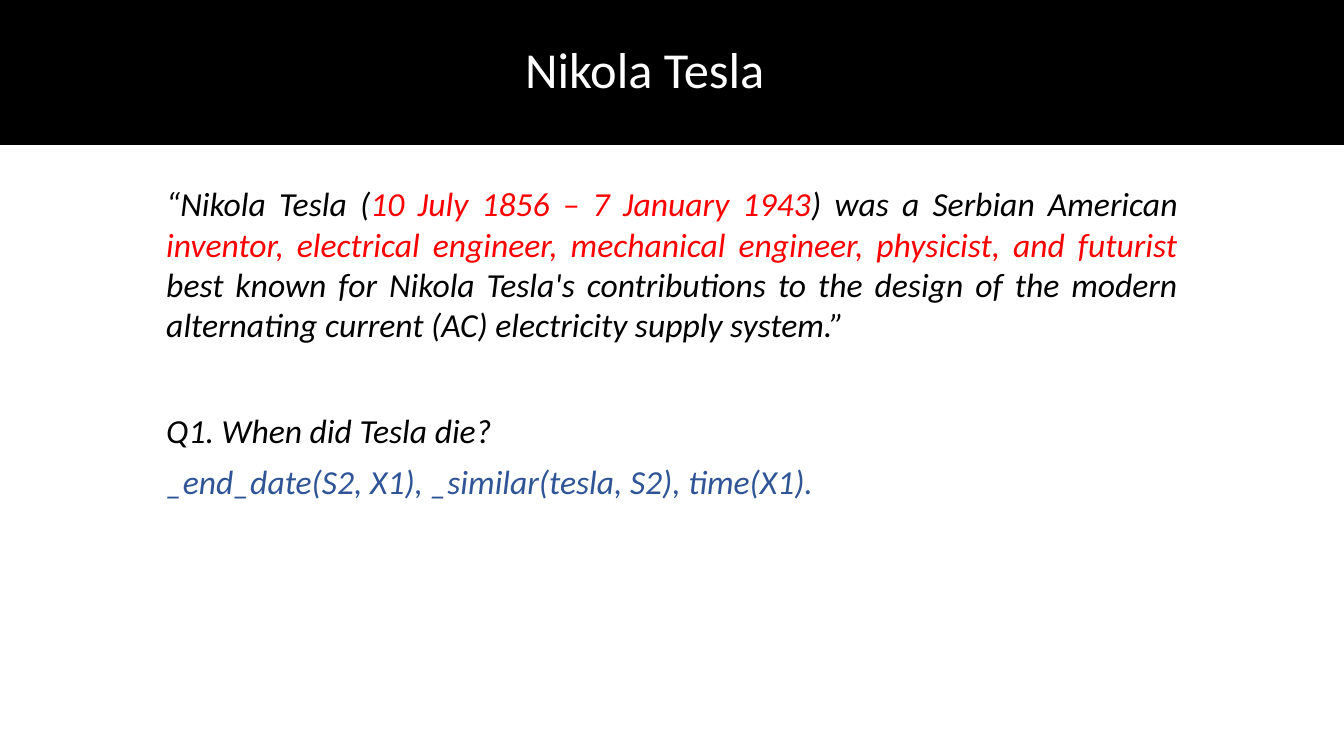
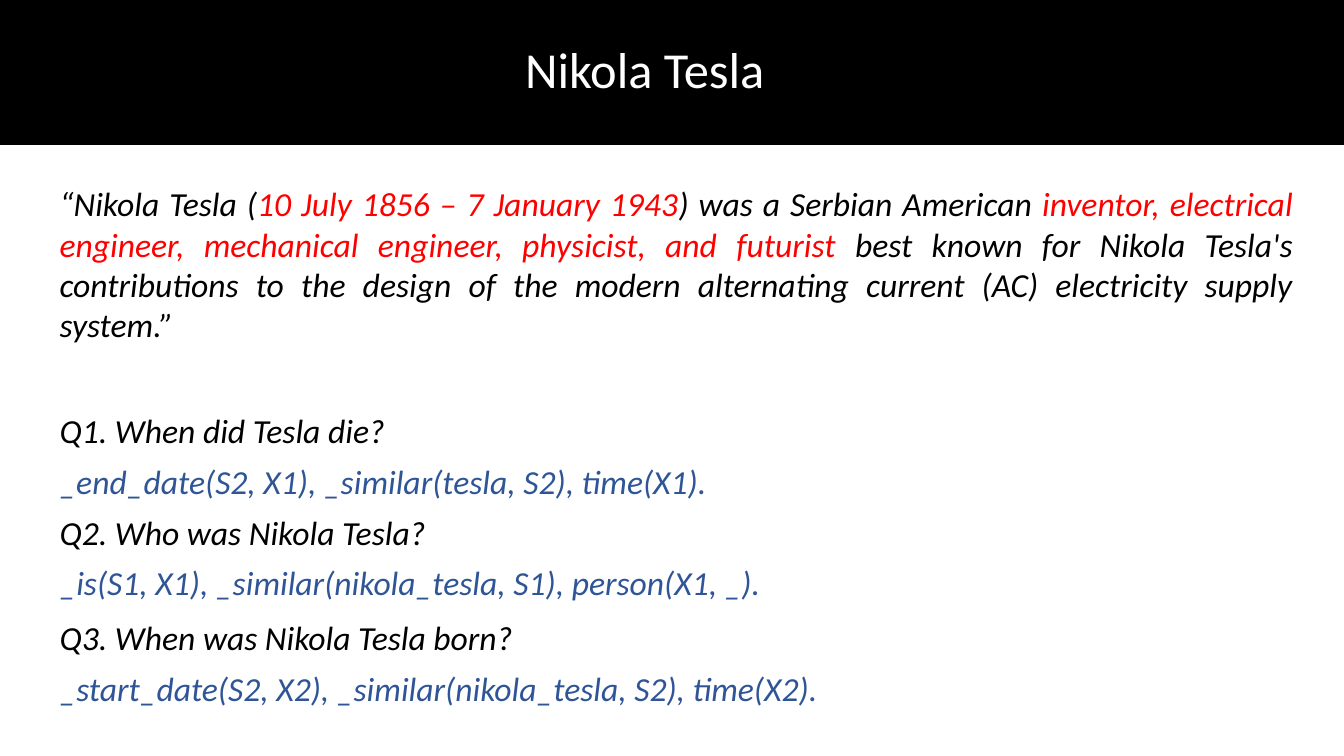
Before and after one commit to DhruvaPendharkar/thesis-project, a slide deck: slide 19 of Notes/ThesisPresentation.pptx (slide 18 before the commit). Drawn at 1344x756 pixels with LibreOffice and Linux fonts; fonts in the diff are those of the drawing. Boxes give left, top, right and bottom in pixels: in the first picture for what was removed or moved away, otherwise in the second. Text is boxed around its words. In the diff, an @@ line names an element or a change of style, - is before the commit and + after.

```diff
--- a/Notes/ThesisPresentation.pptx
+++ b/Notes/ThesisPresentation.pptx
@@ text "“Nikola Tesla (10 July 1856 ..." rewrapped from (x1=166, y1=191, x2=1178, y2=343) to (x1=60, y1=191, x2=1293, y2=343) @@
@@ text "Q1. When did Tesla die?" moved from (x1=166, y1=419, x2=492, y2=448) to (x1=60, y1=419, x2=385, y2=448) @@
@@ text "_end_date(S2, X1), _similar(tesla, S2), time(X1)." moved from (x1=166, y1=469, x2=813, y2=499) to (x1=60, y1=469, x2=707, y2=499) @@
@@ text added at (x1=60, y1=521, x2=425, y2=550), 24 pt, text #000000, italic @@
+Q2. Who was Nikola Tesla?
@@ text added at (x1=60, y1=570, x2=717, y2=601), 24 pt, text #2F5597, italic @@
+_is(S1, X1), _similar(nikola_tesla, S1), person(X1, _).
@@ text added at (x1=60, y1=626, x2=512, y2=655), 24 pt, text #000000, italic @@
+Q3. When was Nikola Tesla born?
@@ text added at (x1=60, y1=676, x2=818, y2=706), 24 pt, text #2F5597, italic @@
+_start_date(S2, X2), _similar(nikola_tesla, S2), time(X2).
```
Also in this commit, not shown: 2 other slides changed, 3 slides removed.
